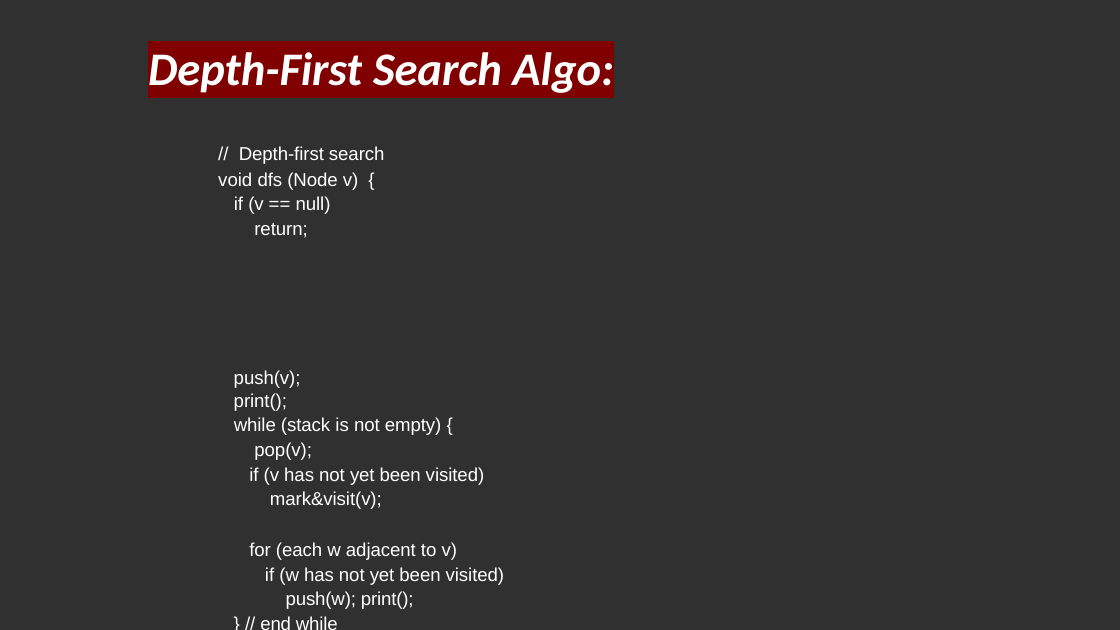
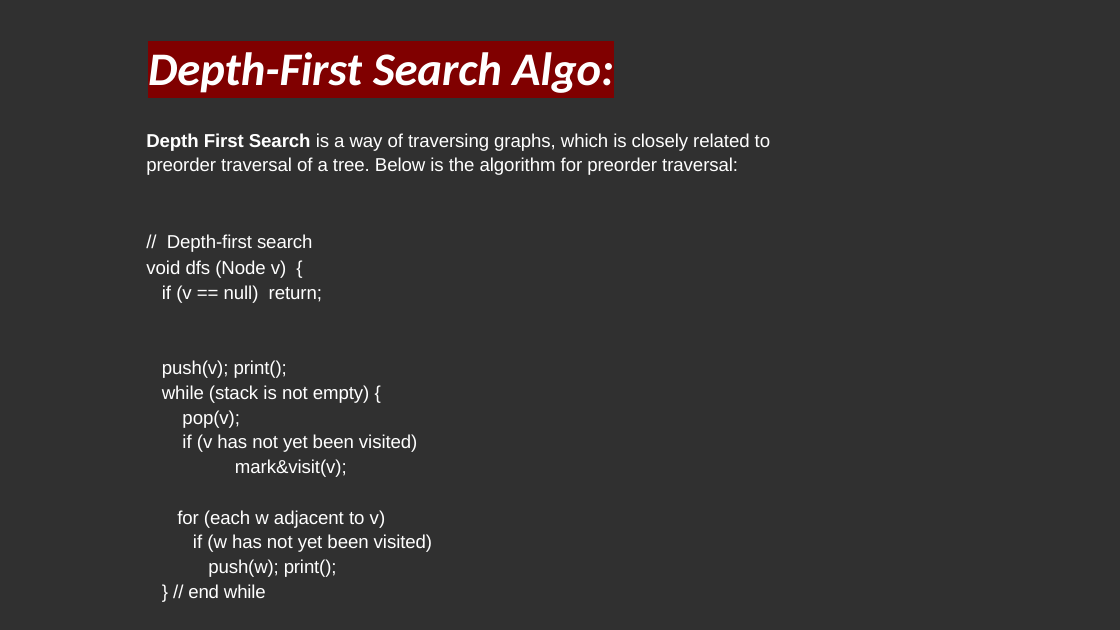
Before and after one commit to imdpkjswl/1My-Programs, a slide deck: slide 2 of COLLEGE/DAA LAB/dfs.pptx. Drawn at 1120x630 pixels with LibreOffice and Linux fonts; fonts in the diff are those of the drawing. Boxes give left, top, right and bottom in pixels: in the first picture for what was removed or moved away, otherwise in the second. Text is boxed around its words. In the diff, an @@ line names an element or a change of style, - is before the commit and + after.

```diff
--- a/COLLEGE/DAA LAB/dfs.pptx
+++ b/COLLEGE/DAA LAB/dfs.pptx
@@ text "Depth First Search is a ...": place and size @@
-text "Depth First Search is a ..." at [218,146,504,609]
+text "Depth First Search is a ..." at [146,133,770,598]
@@ text at [146,133,770,175]: paragraph added @@
+Depth First Search is a way of traversing graphs, which is closely related to preorder traversal of a tree. Below is the algorithm for preorder traversal:
@@ text at [162,385,417,477]: text changed @@
-while (stack is not empty) { pop(v);
-if (v has not yet been visited) mark&visit(v);
+while (stack is not empty) {
+pop(v);
+if (v has not yet been visited)
+mark&visit(v);
@@ text at [193,534,432,577]: text changed @@
-if (w has not yet been visited) push(w); print();
+if (w has not yet been visited)
+push(w); print();
```
Also in this commit, not shown: 7 other slides changed.
